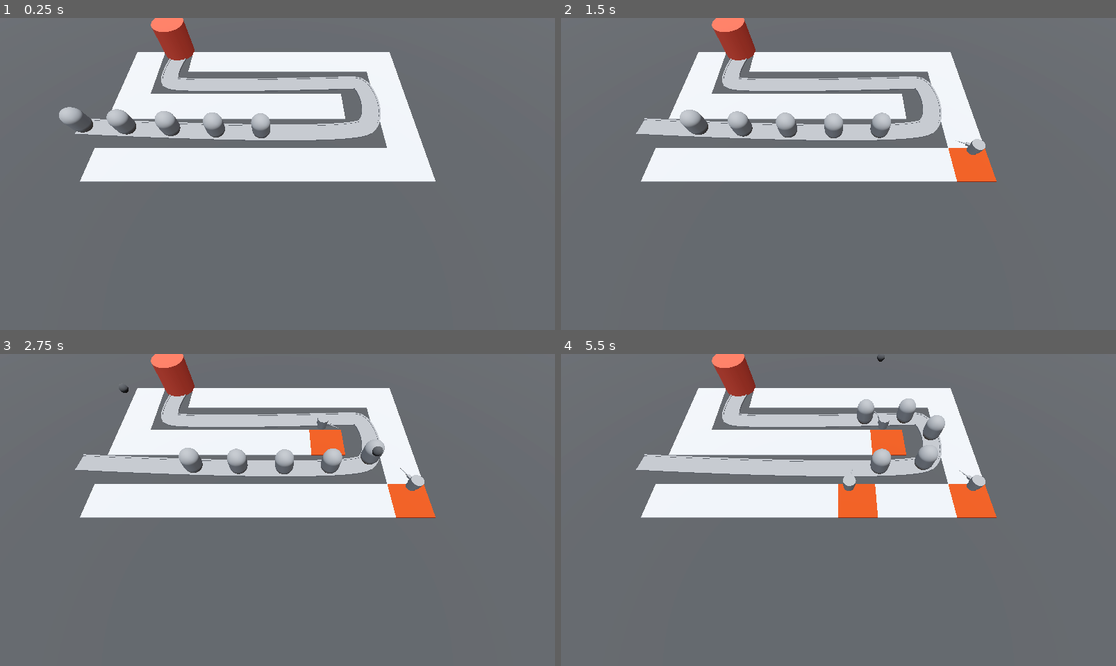
Above: before the commit, frames 1-4 (two rows, left to right).
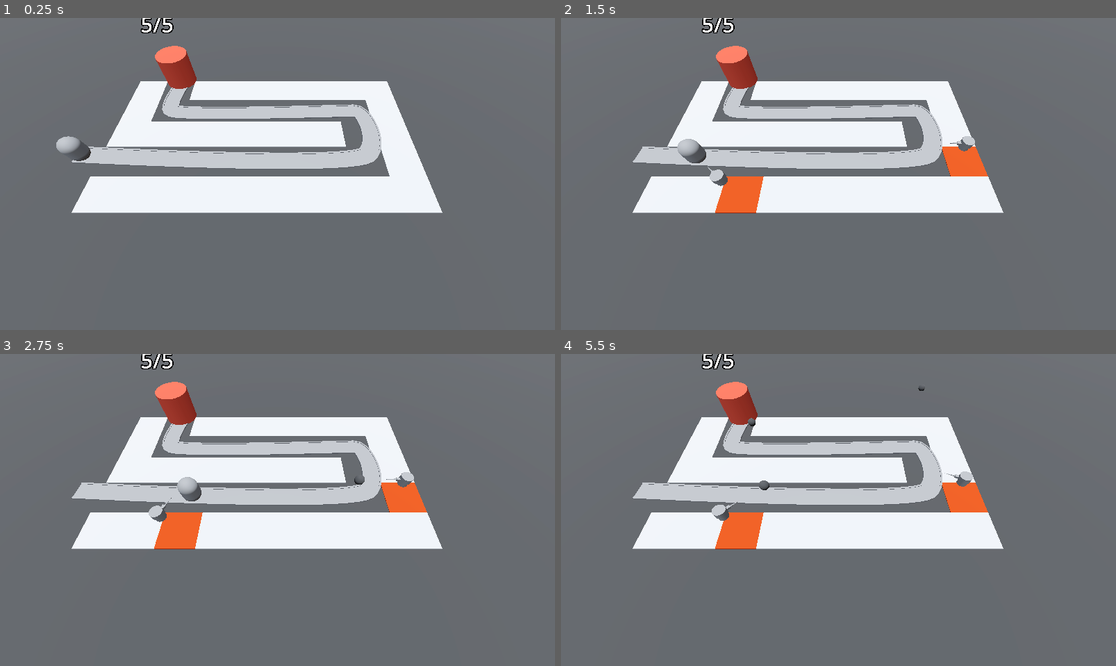
Above: after the commit, the same moments.

Repository: AlexanderMendivil/barbarian_blaster
Game: Godot game, scene res://BaseLevel.tscn
The game is run twice, just before and just after one commit, with the same random seed, the same clock (stepped at 60 frames per second) and the same inputs.
Inputs (mouse positions are in pixels of both pictures, inside the frame that each line leads up to):
- Up to frame 1 (0.25 s): no input
- Up to frame 2 (1.5 s): move the mouse to (960, 158) at 0.52 s; click (960, 158) at 0.6 s; move the mouse to (727, 189) at 1.27 s; click (727, 189) at 1.35 s
- Up to frame 3 (2.75 s): move the mouse to (333, 441) at 2.02 s; click (333, 441) at 2.1 s
- Up to frame 4 (5.5 s): move the mouse to (810, 572) at 2.77 s; click (810, 572) at 2.85 s; move the mouse to (1005, 556) at 3.52 s; click (1005, 556) at 3.6 s; move the mouse to (672, 463) at 4.27 s; click (672, 463) at 4.35 s; move the mouse to (866, 510) at 5.02 s; click (866, 510) at 5.1 s

The runs differ from the first frame. In frame 1, 26% of the frame differs, in the area x 10-80%, y 0-63%; in frame 2, 26%; in frame 3, 26%; in frame 4, 26%, in the area x 12-80%, y 0-63%.

Commit message:
kill enemies

Diff:
--- a/BaseLevel.tscn
+++ b/BaseLevel.tscn
@@ -51,6 +51,7 @@
 transform = Transform3D(1, 0, 0, 0, 0.0326842, 0.999466, 0, -0.999466, 0.0326842, -57.7587, 16.7389, 0)
 
 [node name="RayPickerCamera" parent="." node_paths=PackedStringArray("turret_manager") instance=ExtResource("2_v40uh")]
+transform = Transform3D(1, 0, 0, 0, 0.5, 0.866025, 0, -0.866025, 0.5, 0, 20, 18.6)
 turret_manager = NodePath("../TurretManager")
 
 [node name="Path3D" type="Path3D" parent="."]
@@ -102,22 +103,6 @@
 [node name="Enemy" parent="Path3D" instance=ExtResource("2_0dfw4")]
 transform = Transform3D(-4.3711e-08, 0, -0.99999, 0, 1, 0, 0.99999, 0, -4.3711e-08, -22.9908, 0, 5.56411)
 
-[node name="Enemy2" parent="Path3D" instance=ExtResource("2_0dfw4")]
-transform = Transform3D(-0.0529189, 0, -0.998588, 0, 1, 0, 0.998588, 0, -0.0529189, -17.9992, 0, 5.85155)
-progress = 5.0
-
-[node name="Enemy3" parent="Path3D" instance=ExtResource("2_0dfw4")]
-transform = Transform3D(-0.0441234, 0, -0.999015, 0, 1, 0, 0.999015, 0, -0.0441234, -13.0051, 0, 6.09462)
-progress = 10.0
-
-[node name="Enemy4" parent="Path3D" instance=ExtResource("2_0dfw4")]
-transform = Transform3D(-0.0332361, 0, -0.999438, 0, 1, 0, 0.999438, 0, -0.0332361, -8.00884, 0, 6.28933)
-progress = 15.0
-
-[node name="Enemy5" parent="Path3D" instance=ExtResource("2_0dfw4")]
-transform = Transform3D(-0.0175663, 0, -0.999835, 0, 1, 0, 0.999835, 0, -0.0175663, -3.01053, 0, 6.41921)
-progress = 20.0
-
 [node name="Base" parent="." instance=ExtResource("3_bkals")]
 transform = Transform3D(1, 0, 0, 0, 1, 0, 0, 0, 1, -13.9362, 2.81641, -8.2)
 
--- a/bullet/bullet.gd
+++ b/bullet/bullet.gd
@@ -3,10 +3,10 @@
 
 var direction := Vector3.FORWARD
 @export var speed := 30.0
-# Called when the node enters the scene tree for the first time.
-func _ready():
-	pass # Replace with function body.
+@onready var enemy
 
+func _ready() -> void:
+	enemy = get_tree().get_first_node_in_group("ENEMY_AREA")
 
 func _physics_process(delta):
 	position += (direction * speed) * delta
@@ -15,3 +15,11 @@
 
 func _on_timer_timeout():
 	queue_free()
+
+
+func _on_area_entered(area:Area3D):
+	if area.is_in_group('ENEMY_AREA'):
+		var parent = enemy.get_parent()
+		parent.damage(10)
+		queue_free()
+	pass # Replace with function body.
--- a/bullet/bullet.tscn
+++ b/bullet/bullet.tscn
@@ -26,4 +26,5 @@
 one_shot = true
 autostart = true
 
+[connection signal="area_entered" from="." to="." method="_on_area_entered"]
 [connection signal="timeout" from="Timer" to="." method="_on_timer_timeout"]
--- a/enemy/enemy.gd
+++ b/enemy/enemy.gd
@@ -1,11 +1,18 @@
 extends PathFollow3D
 
 @export var speed: float = 2.5
+@export var max_health := 50
+@onready var base
 
-@onready var base
+var current_health: int:
+	set(health_in):
+		current_health = health_in
+		if current_health < 1:
+			queue_free()
+
 func _ready() -> void:
 	base = get_tree().get_first_node_in_group("BASE")
-	pass # Replace with function body.
+	current_health = max_health
 
 
 # Called every frame. 'delta' is the elapsed time since the previous frame.
@@ -15,3 +22,6 @@
 		base.take_damage()
 		set_process(false)
 	pass
+
+func damage(damage_hit: int) -> void:
+	current_health -= damage_hit
--- a/enemy/enemy.tscn
+++ b/enemy/enemy.tscn
@@ -1,8 +1,12 @@
-[gd_scene load_steps=3 format=3 uid="uid://khatafrsgmys"]
+[gd_scene load_steps=4 format=3 uid="uid://khatafrsgmys"]
 
 [ext_resource type="Script" path="res://enemy/enemy.gd" id="1_gjevr"]
 
 [sub_resource type="CapsuleMesh" id="CapsuleMesh_fcg1f"]
+radius = 1.0
+height = 3.0
+
+[sub_resource type="CapsuleShape3D" id="CapsuleShape3D_r6ih1"]
 radius = 1.0
 height = 3.0
 
@@ -15,3 +19,9 @@
 [node name="MeshInstance3D" type="MeshInstance3D" parent="."]
 transform = Transform3D(0.999999, 0, 3.19744e-14, 0, 1, 0, -3.19744e-14, 0, 0.999999, -0.034, 1.5, 0)
 mesh = SubResource("CapsuleMesh_fcg1f")
+
+[node name="EnemyArea3D" type="Area3D" parent="." groups=["ENEMY_AREA"]]
+
+[node name="CollisionShape3D" type="CollisionShape3D" parent="EnemyArea3D"]
+transform = Transform3D(1, 0, 0, 0, 1, 0, 0, 0, 1, 0, 1.5, 0)
+shape = SubResource("CapsuleShape3D_r6ih1")
Not shown: 4 places in MeshLibraries/SpaceLibrary.tres that only renumber resources
